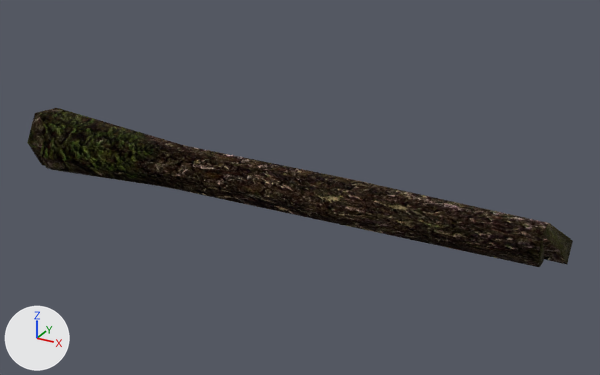
A saved change to the glTF model assets/models/ITMW_010_1H_CLUB_01.glb.
Rendered twice from a camera (50 mm lens) standing at (0.335, -0.805, 0.409) and looking at (-0.114, 0.01, 0.002). Every picture has the same lights, and +X, +Y and +Z are marked at lower left.

The scene before the commit, as lines of its bpy script (objects in view):
```python
mat_nw_nature_bark_03 = principled_material('NW_NATURE_BARK_03')
mat_nw_nature_bark_03.texture = img_nw_nature_bark_03
mat_nw_nature_bark_03.metallic = 1.0
mat_nw_nature_bark_03.roughness = 1.0
me_mesh = bpy.data.meshes.new('Mesh')
me_mesh.from_pydata(...)  # 59 vertices, 70 faces; spans x -0.525..0.208, y -0.065..0.036, z -0.039..0.039
# faces by material slot: [15, 55]
me_mesh.materials.append(mat_nw_nature_barkrings_02)  # picture img_nw_nature_barkrings_02
me_mesh.materials.append(mat_nw_nature_bark_03)  # picture img_nw_nature_bark_03
ob_mesh = bpy.data.objects.new('Mesh', me_mesh)
ob_mesh.location = (0.0, 0.0, 0.0)
```
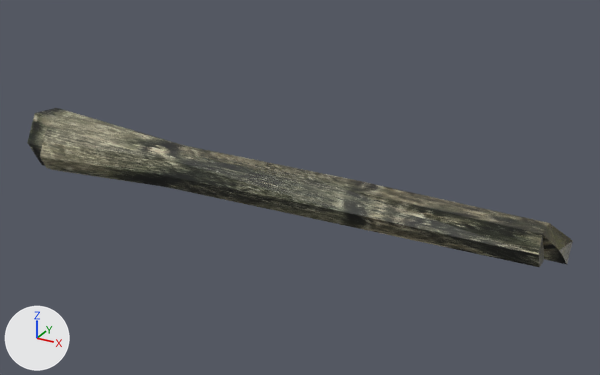
The edits, one by one:
Picture 'NW_City_Wood_02' (img_nw_city_wood_02) is new.
In material 'NW_NATURE_BARK_03' (mat_nw_nature_bark_03), metallic goes from 1.0 to 0.0.
In material 'NW_NATURE_BARK_03' (mat_nw_nature_bark_03), roughness goes from 1.0 to 0.5.
Material 'NW_NATURE_BARK_03' (mat_nw_nature_bark_03) changes its picture from img_nw_nature_bark_03 to img_nw_city_wood_02.

What differs and where, as boxes (x1, y1, x2, y2) in the pictures (600 x 375 px):
'Mesh', surface changed
    both: (27, 108, 573, 267)
